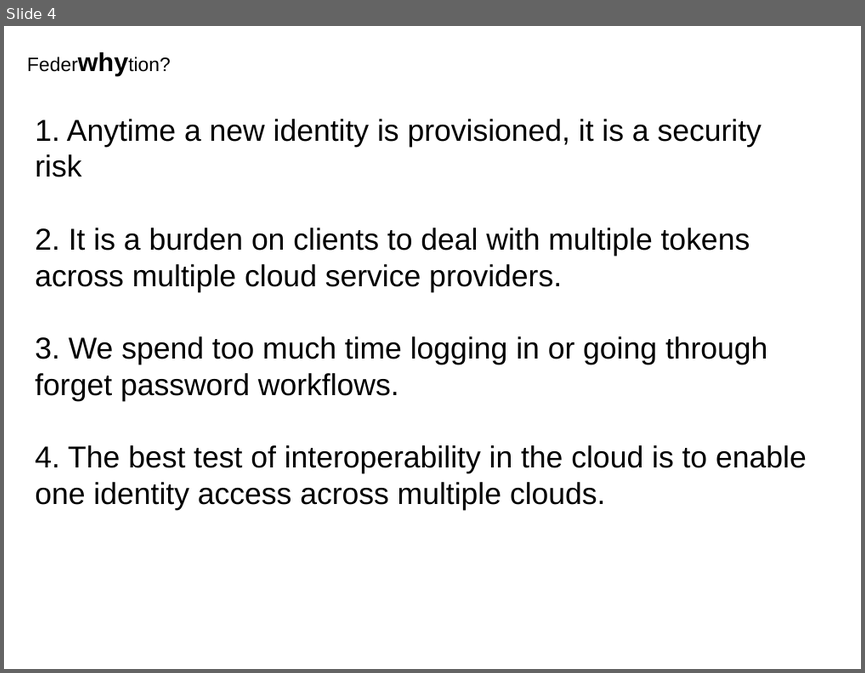
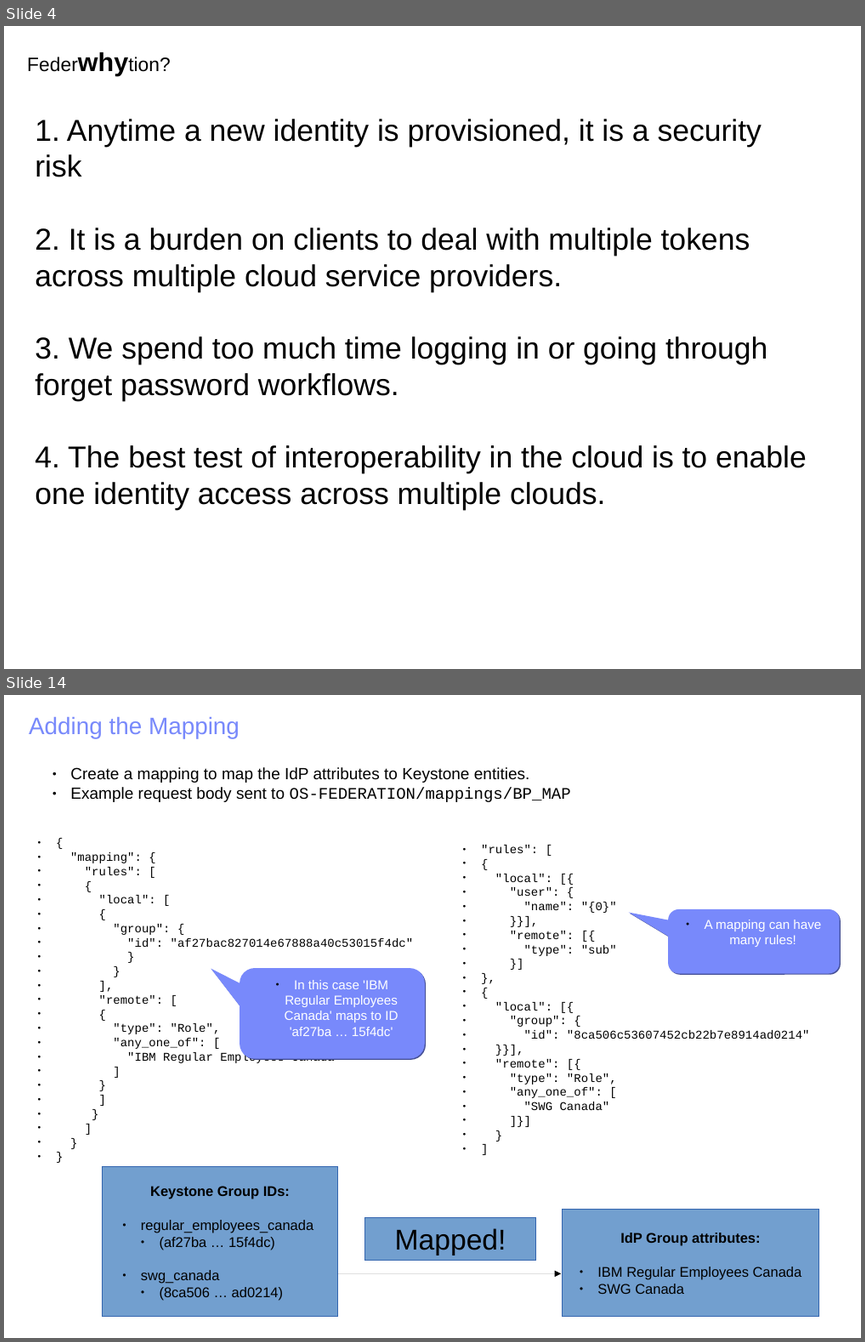
Before and after one commit to joesavak/OpenStackFederation, a slide deck: os-federation.odp. Shown one above the other, each under a label of ours: slide 4 before the commit, slides 4 and 14 after it; the slides between them are not shown. The pictures are 865x673 and 865x1342 pixels, drawn with LibreOffice and Linux fonts; fonts in the diff are those of the drawing. Boxes give left, top, right and bottom in pixels: in the first picture for what was removed or moved away, otherwise in the second. Text is boxed around its words. In the diff, an @@ line names an element or a change of style, - is before the commit and + after.

```diff
--- a/os-federation.odp
+++ b/os-federation.odp
@@ slide 14 added at bbox=[4, 695, 861, 1338], background #FFFFFF @@
@@ text added at bbox=[29, 717, 239, 738], 22 pt, text #7889FB @@
+Adding the Mapping
@@ text added at bbox=[70, 767, 571, 802], 15 pt, text #000000 @@
+  ● Create a mapping to map the IdP attributes to Keystone entities.
+  ● Example request body sent to OS-FEDERATION/mappings/BP_MAP
@@ text added at bbox=[481, 845, 810, 1110], 11 pt, text #000000 @@
+● "rules": [
+● {
+● "local": [{
+● "user": {
+● "name": "{0}"
+● }}],
+● "remote": [{
+● "type": "sub"
+● }]
+● },
+● {
+● "local": [{
+● "group": {
+● "id": "8ca506c53607452cb22b7e8914ad0214"
+● }}],
+● "remote": [{
+● "type": "Role",
+● "any_one_of": [
+● "SWG Canada"
+● ]}]
+● }
+● ]
@@ text added at bbox=[70, 852, 414, 1065], 11 pt, text #000000 @@
+● {
+● "mapping": {
+● "rules": [
+● {
+● "local": [
+● {
+● "group": {
+● "id": "af27bac827014e67888a40c53015f4dc"
+● }
+● }
+● ],
+● "remote": [
+● {
+● "type": "Role",
+● "any_one_of": [
+● "IBM Regular Employees Canada"
+● ]
+● }
+● ]
+● }
+● ]
+● }
+● }
@@ rounded speech box added at bbox=[668, 909, 839, 974], fill #7889FB, 12 pt, text #FFFFFF @@
+● A mapping can have many rules!
@@ rounded speech box added at bbox=[239, 968, 425, 1059], fill #7889FB, 12 pt, text #FFFFFF @@
+● In this case 'IBM Regular Employees Canada' maps to ID 'af27ba … 15f4dc'
@@ rectangle added at bbox=[102, 1166, 337, 1316], fill #729FCF, outline #3465AF 0 pt, 13 pt, text #000000 @@
+Keystone Group IDs:
+● regular_employees_canada
+  ● (af27ba … 15f4dc)
+● swg_canada
+  ● (8ca506 … ad0214)
@@ rectangle added at bbox=[364, 1218, 536, 1260], fill #729FCF, outline #3465AF 0 pt, 26.5 pt, text #000000 @@
+Mapped!
@@ rectangle added at bbox=[562, 1209, 820, 1316], fill #729FCF, outline #3465AF 0 pt, 13 pt, text #000000 @@
+IdP Group attributes:
+● IBM Regular Employees Canada
+● SWG Canada
@@ arrow added from (337, 1274) to (561, 1274), #000000 0 pt @@
```
Also in this commit, not shown: 2 slides changed, 11 other slides added, 1 slide removed.
